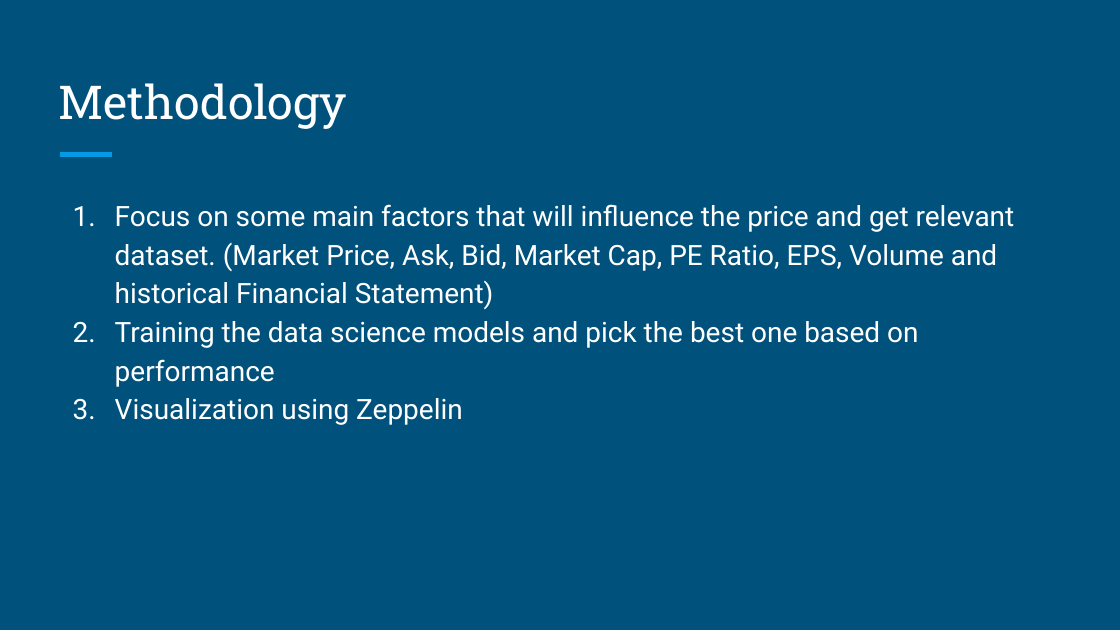
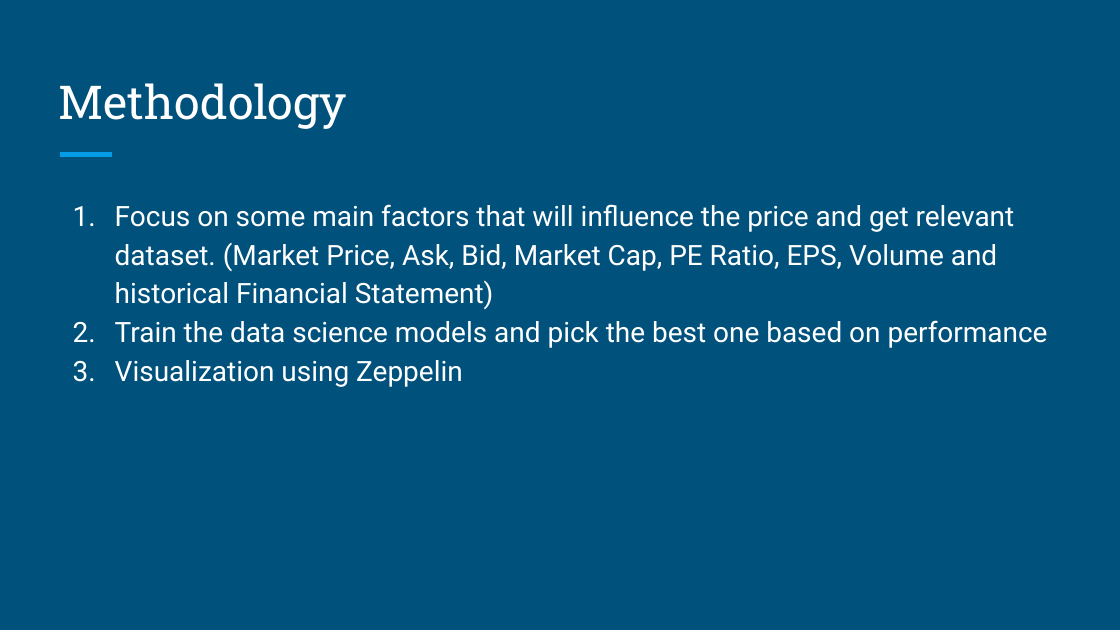
Before and after one commit to reasonwow/Stock_Prediction_Scala, a slide deck: slide 3 of Presentation/ScalaTeam9Planning.pptx. Drawn at 1120x630 pixels with LibreOffice and Linux fonts; fonts in the diff are those of the drawing. Boxes give left, top, right and bottom in pixels: in the first picture for what was removed or moved away, otherwise in the second. Text is boxed around its words. In the diff, an @@ line names an element or a change of style, - is before the commit and + after.

```diff
--- a/Presentation/ScalaTeam9Planning.pptx
+++ b/Presentation/ScalaTeam9Planning.pptx
@@ text at (x1=115, y1=320, x2=1048, y2=348): text changed @@
-2. Training the data science models and pick the best one based on performance
+2. Train the data science models and pick the best one based on performance
```
Also in this commit, not shown: 4 other slides changed, 1 other file.
